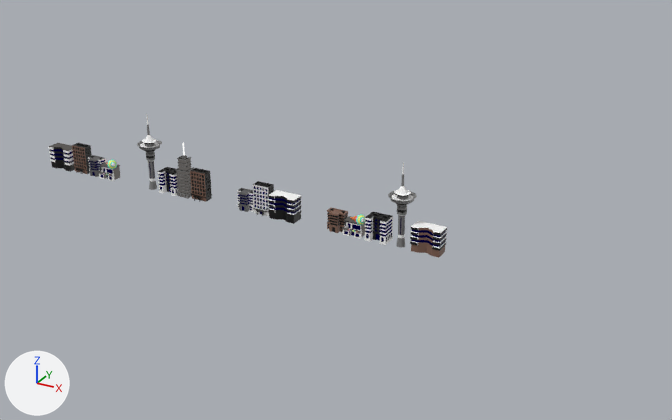
Two versions of the Blender file Buildings.blend, one commit apart.
Before and after are seen from a 50 mm camera at (315.0, -351.0, 186.0) aimed at (119.0, 6.0, 8.0). The axes (+X, +Y, +Z) are drawn at lower left. The lights are the same throughout.

In view in the first picture: '4.001', '5.001', '6', '7.001', '7.002', 'Cube', 'Cube.001', 'Cube.002', 'Cylinder', 'Cylinder.001'.
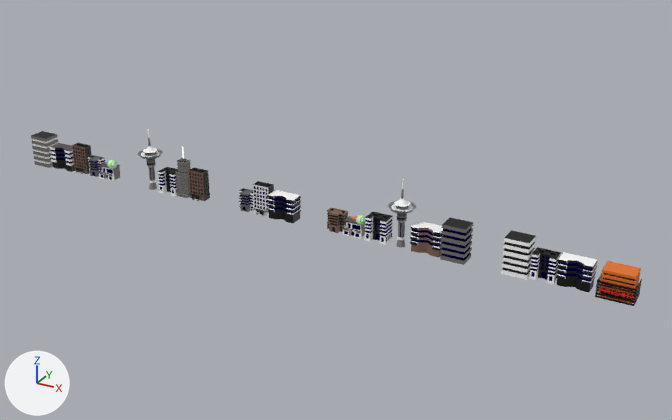
The change in detail:
Material 'Yellow' (mat_yellow) is new.
Its base color is (0.8, 0.172, 0.0129) (orange #e7731e).
Mesh me_cube_007 is new.
It has 536 vertices, 503 faces and spans x -1.6..1.6, y -1.5..1.1, z -8.6..8.4.
Faces by material slot: [56, 231, 216].
It uses material mat_yellow (orange #e7731e).
It uses material mat_black (black #000000).
It uses material mat_red (red #e70400).
Mesh me_cube_006 is new.
It has 100 vertices, 71 faces and spans x 47.5..50.2, y -1.1..1.1, z -1.0..16.0.
Faces by material slot: [33, 18, 20].
It uses material mat_black (black #000000).
It uses material mat_white (white #ffffff).
It uses material mat_black (black #000000).
Mesh me_cube_005 is new.
It has 117 vertices, 99 faces and spans x -1.05..1.05, y -1.39..8.81, z -1.0..13.16.
Faces by material slot: [53, 18, 16, 12].
It uses material mat_white (white #ffffff).
It uses material mat_blue (dark blue #00002e).
It uses material mat_black (black #000000).
It uses material mat_black (black #000000).
Mesh me_cube_004 is new.
It has 100 vertices, 71 faces and spans x 47.5..50.2, y -1.1..1.1, z -1.0..16.0.
Faces by material slot: [33, 18, 20].
It uses material mat_blue (dark blue #00002e).
It uses material mat_grey (black #353332).
It uses material mat_black (black #000000).
Mesh me_cube_003 is new.
It has 100 vertices, 71 faces and spans x 47.5..50.2, y -1.1..1.1, z -1.0..16.0.
Faces by material slot: [33, 18, 20].
It uses material mat_white (white #ffffff).
It uses material mat_grey (black #353332).
It uses material mat_black (black #000000).
Object 'Cylinder' (ob_cylinder) moves from (12.6, 0.0, 17.5) to (12.6, 0.0, 13.9).
Object 'Cylinder' (ob_cylinder) is rescaled from (1.0, 1.0, 1.0) to (1.0, 1.0, 0.796).
Object '7.001' (ob_7_001) moves from (43.7, -0.4, 9.1) to (42.5, -0.4, 9.1).
Object '4.001' (ob_4_001) moves from (71.2, -0.1, 6.4) to (71.9, -0.1, 6.4).
Object 'Cylinder.001' (ob_cylinder_001) moves from (155.9, 0.0, 17.5) to (155.9, 0.0, 13.9).
Object 'Cylinder.001' (ob_cylinder_001) is rescaled from (1.0, 1.0, 1.0) to (1.0, 1.0, 0.796).
Object 'Cube.001' (ob_cube_001) moves from (93.7, -2.1, 0.9) to (93.3, -2.1, 0.9).
Object 'Cube.002' (ob_cube_002) moves from (-49.1, -2.1, 0.9) to (-48.2, -2.1, 0.9).
Object 'Cube.007' (ob_cube_007) is new; it shows me_cube_007.
Its location is (254.0, 0.0, 6.3).
Its scale is (4.97, 4.0, 0.734).
Object 'Cube.006' (ob_cube_006) is new; it shows me_cube_006.
Its location is (13.3, 0.0, 1.0).
Its scale is (4.05, 4.0, 1.0).
Object 'Cube.005' (ob_cube_005) is new; it shows me_cube_005.
Its location is (236.2, -2.1, 0.9).
Its scale is (6.87, 0.875, 0.875).
Object '5.002' (ob_5_002) is new; it shows a copy of the mesh of ob_5_001.
Its location is (222.8, 0.1, 6.8).
Its rotation in degrees is (90, 0, 0).
Its scale is (1.41, 1.41, 1.41).
Object 'Cube.004' (ob_cube_004) is new; it shows me_cube_004.
Its location is (-15.0, 0.0, 1.0).
Its scale is (4.05, 4.0, 1.0).
Object 'Cube.003' (ob_cube_003) is new; it shows me_cube_003.
Its location is (-259.7, 0.0, 1.0).
Its scale is (4.05, 4.0, 1.0).

Changed parts and their boxes [x1, y1, x2, y2] in the pictures (672 x 420 px):
'Cube.007', added (orange)
    after: [595, 261, 642, 306]
'Cube.006', added
    after: [501, 230, 536, 279]
'Cube.004', added
    after: [440, 217, 473, 265]
'Cube.005', added
    after: [556, 252, 597, 293]
'Cube.001', moved
    before: [268, 190, 302, 224]
    after: [267, 190, 301, 223]
'Cylinder.001', moved, rescaled (21% shorter)
    before: [388, 162, 417, 248]
    after: [388, 180, 416, 248]
'5.002', added
    after: [529, 247, 562, 285]
'Cube.003', added
    after: [31, 131, 58, 168]
'7.001', moved
    before: [190, 168, 212, 202]
    after: [188, 168, 210, 201]
'Cylinder', moved, rescaled (19% shorter)
    before: [137, 114, 162, 190]
    after: [138, 129, 163, 190]
'Cube.002', moved
    before: [48, 143, 75, 172]
    after: [50, 143, 75, 172]
'4.001', moved
    before: [237, 188, 254, 212]
    after: [238, 188, 254, 212]
